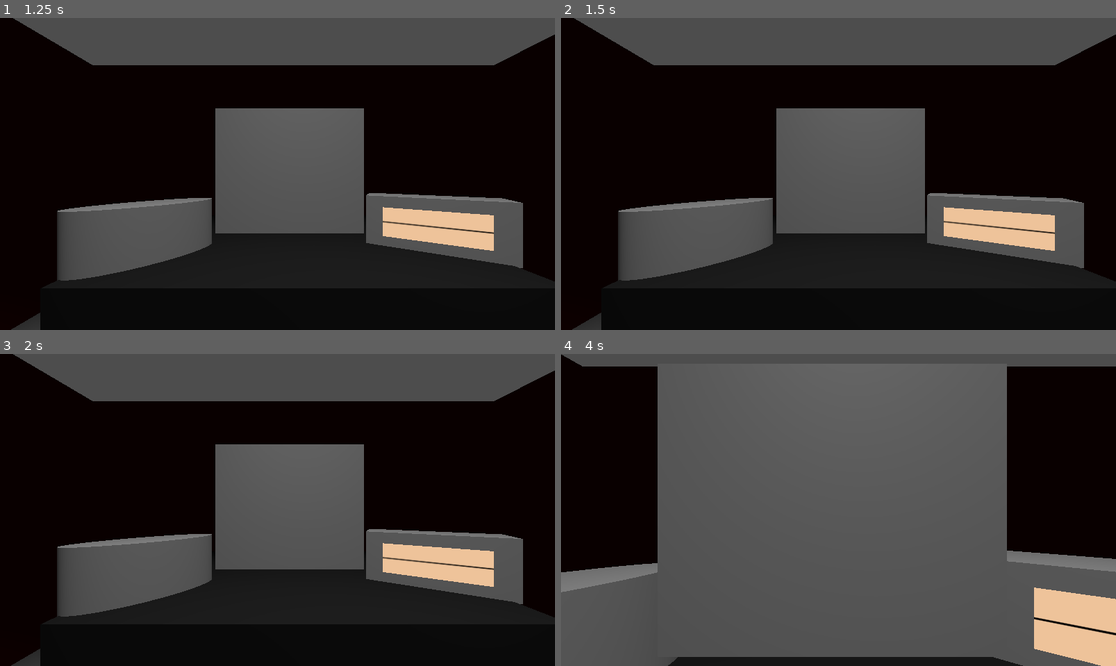
Above: before the commit, frames 1-4 (two rows, left to right).
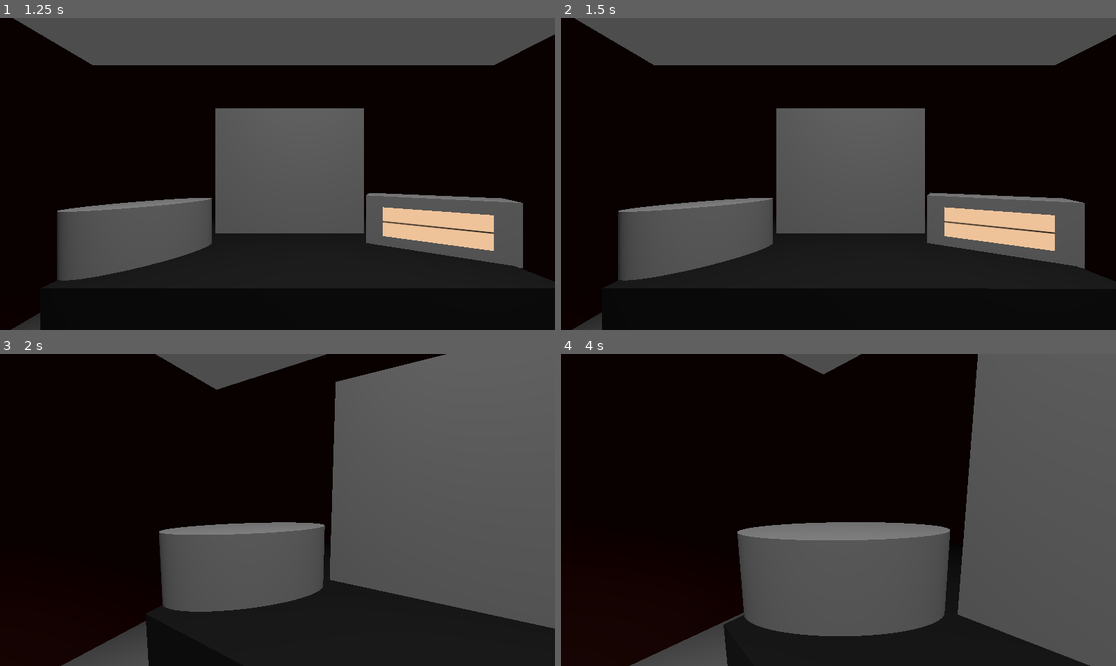
Above: after the commit, the same moments.

Repository: aaracan246/gameoff2025-ettudiopitijopo
Game: Godot game, scene res://Scenes/demo.tscn
The game is run twice, just before and just after one commit, with the same random seed, the same clock (stepped at 60 frames per second) and the same inputs.
Inputs (mouse positions are in pixels of both pictures, inside the frame that each line leads up to):
- Up to frame 1 (1.25 s): tap Enter at 0.5 s; move the mouse to (399, 158) at 0.52 s; click (399, 158) at 0.67 s
- Up to frame 2 (1.5 s): tap Space at 1.25 s; move the mouse to (727, 189) at 1.27 s; click (727, 189) at 1.42 s
- Up to frame 3 (2 s): no input
- Up to frame 4 (4 s): move the mouse to (894, 441) at 2.02 s; click (894, 441) at 2.17 s; move the mouse to (810, 572) at 2.77 s; click (810, 572) at 2.92 s; move the mouse to (1005, 556) at 3.52 s; click (1005, 556) at 3.67 s

Frame 1 is identical in both runs. In frame 2, less than 0.1% of the frame differs, in the area x 2-100%, y 0-100%; in frame 3, 44%; in frame 4, 65%, in the area x 0-100%, y 0-100%.

Commit message:
Camera phone

Diff:
--- a/waves-from-beyond/Scenes/demo.tscn
+++ b/waves-from-beyond/Scenes/demo.tscn
@@ -16,8 +16,6 @@
 [sub_resource type="PlaneMesh" id="PlaneMesh_ie00b"]
 size = Vector2(13.39, 13.005)
 
-[sub_resource type="CylinderMesh" id="CylinderMesh_ie00b"]
-
 [sub_resource type="BoxMesh" id="BoxMesh_ie00b"]
 
 [sub_resource type="StandardMaterial3D" id="StandardMaterial3D_glc8m"]
@@ -29,6 +27,11 @@
 
 [sub_resource type="BoxShape3D" id="BoxShape3D_f2jw5"]
 size = Vector3(1.2869873, 1.1679688, 1)
+
+[sub_resource type="CylinderMesh" id="CylinderMesh_ie00b"]
+
+[sub_resource type="BoxShape3D" id="BoxShape3D_qdju7"]
+size = Vector3(0.5566406, 0.39892578, 1)
 
 [node name="Demo" type="Node3D"]
 script = ExtResource("1_tcdmn")
@@ -56,11 +59,6 @@
 transform = Transform3D(1, 0, 0, 0, -0.13576746, 0.9907408, 0, -0.9907408, -0.13576746, -0.04697442, 3.5245607, -2.0892105)
 light_energy = 5.0
 spot_range = 10.0
-
-[node name="MeshInstance3D4" type="MeshInstance3D" parent="Room"]
-transform = Transform3D(0.72923136, 0, 0.24237487, 0, 0.24770208, 0, -0.68426716, 0, 0.25830165, -1.302499, -0.47698164, -3.2511234)
-mesh = SubResource("CylinderMesh_ie00b")
-skeleton = NodePath("../Pc/Computer")
 
 [node name="MeshInstance3D6" type="MeshInstance3D" parent="Room"]
 transform = Transform3D(1, 0, 0, 0, 4.0497723, 0, 0, 0, 12.821533, 4.2202024, 0, -2.1853433)
@@ -113,6 +111,21 @@
 [node name="Computer" type="Camera3D" parent="Room"]
 transform = Transform3D(1, 0, 0, 0, 1, 0, 0, 0, 1, -0.18447256, 0.028272271, -2.6237173)
 
+[node name="Phone" type="StaticBody3D" parent="Room"]
+
+[node name="Phone" type="MeshInstance3D" parent="Room/Phone"]
+transform = Transform3D(0.72923136, 0, 0.24237487, 0, 0.24770208, 0, -0.68426716, 0, 0.25830165, -1.302499, -0.47698164, -3.2511234)
+mesh = SubResource("CylinderMesh_ie00b")
+skeleton = NodePath("../../Pc/Computer")
+
+[node name="CollisionShape3D" type="CollisionShape3D" parent="Room/Phone"]
+transform = Transform3D(1, 0, 0, 0, 1, 0, 0, 0, 1, -1.203337, -0.3005371, -3.074273)
+shape = SubResource("BoxShape3D_qdju7")
+
+[node name="telefono" type="Camera3D" parent="Room"]
+transform = Transform3D(0.7316149, -0.08825317, 0.6759815, -0.010402775, 0.9900244, 0.14051212, -0.6816388, -0.10983286, 0.72339845, -0.673457, 0, -2.5430176)
+
 [connection signal="input_event" from="Room/Map" to="." method="_on_map_input_event"]
 [connection signal="input_event" from="Room/Radio" to="." method="_on_radio_input_event"]
 [connection signal="input_event" from="Room/Pc" to="." method="_on_pc_input_event"]
+[connection signal="input_event" from="Room/Phone" to="." method="_on_phone_input_event"]
--- a/waves-from-beyond/Scenes/map.gd
+++ b/waves-from-beyond/Scenes/map.gd
@@ -6,7 +6,6 @@
 func _process(_delta: float) -> void:
 	if !$Player.current:
 		if Input.get_mouse_button_mask() == 2:  # Clic derecho
-			print(actual_camera.name)
 			switch_to_camera_smooth(actual_camera, $Player)
 
 
@@ -47,3 +46,9 @@
 	if event is InputEventMouseButton and event.pressed and event.button_index == MOUSE_BUTTON_LEFT:
 		actual_camera = $Room/Computer
 		switch_to_camera_smooth($Player,  actual_camera)
+
+
+func _on_phone_input_event(_camera: Node, event: InputEvent, _event_position: Vector3, _normal: Vector3, _shape_idx: int) -> void:
+	if event is InputEventMouseButton and event.pressed and event.button_index == MOUSE_BUTTON_LEFT:
+		actual_camera = $Room/telefono
+		switch_to_camera_smooth($Player,  actual_camera)
Not shown: 1 places in waves-from-beyond/Scenes/demo.tscn that only renumber resources
